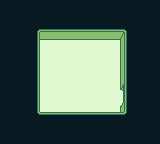
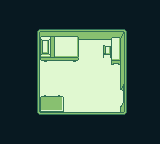
Two versions of the same layered image (160 x 144). Layer-by-layer changes:
added layer "Desk" above "Dresser" over <box>103,37,120,65</box>
added layer "Dresser" above "Bed" over <box>40,95,64,112</box>
added layer "Bed" above "Door" over <box>40,36,79,62</box>
